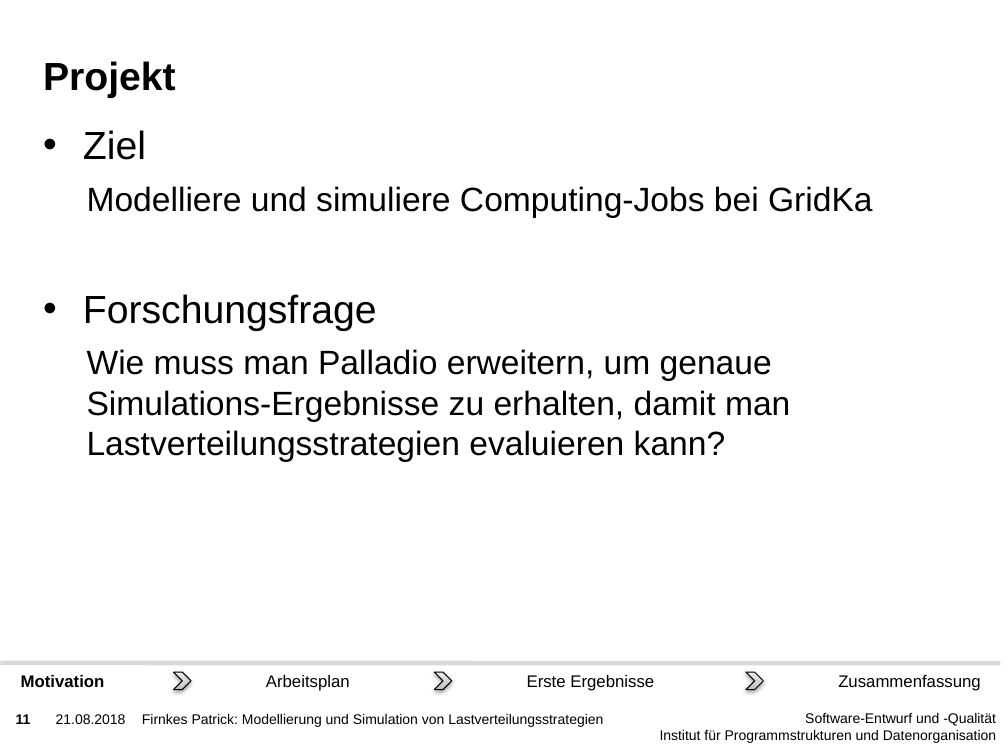
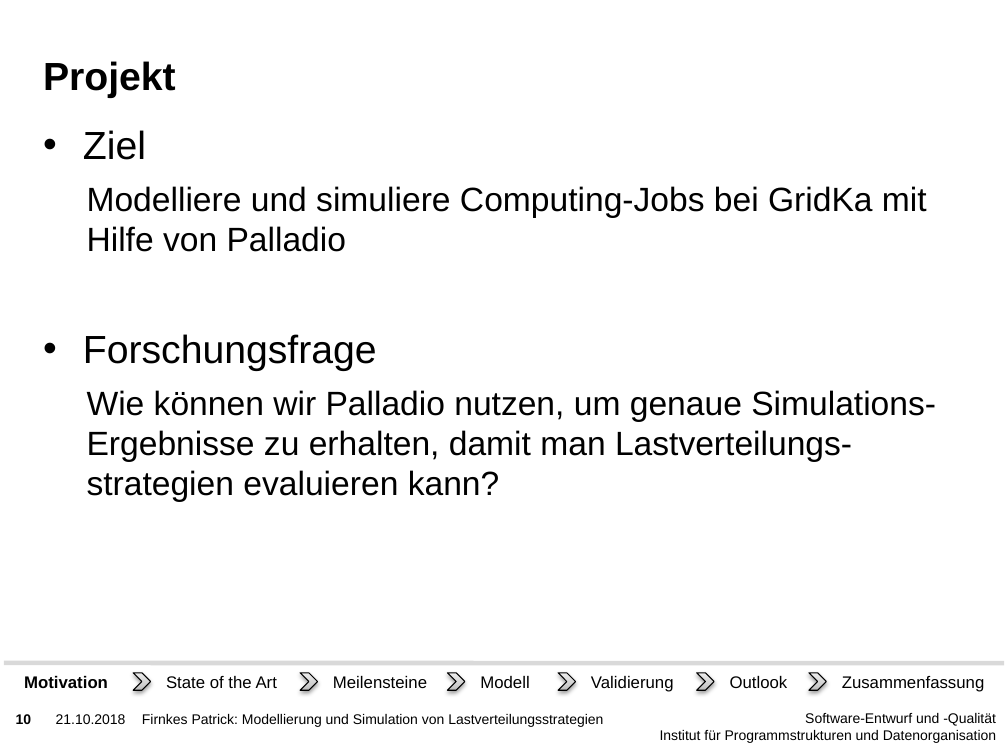
Before and after one commit to PatFirn/wlcg-loadbalancing, a slide deck: slide 10 of presentations/abschluss.pptx (slide 11 before the commit). Drawn at 1008x756 pixels with LibreOffice and Linux fonts; fonts in the diff are those of the drawing; background and template pictures are left out. Boxes give left, top, right and bottom in pixels: in the first picture for what was removed or moved away, otherwise in the second. Text is boxed around its words. In the diff, an @@ line names an element or a change of style, - is before the commit and + after.

```diff
--- a/presentations/abschluss.pptx
+++ b/presentations/abschluss.pptx
@@ text at bbox=[87, 186, 927, 252]: text changed @@
-  Modelliere und simuliere Computing-Jobs bei GridKa
+  Modelliere und simuliere Computing-Jobs bei GridKa mit Hilfe von Palladio
@@ text at bbox=[87, 390, 936, 502]: text changed @@
-  Wie muss man Palladio erweitern, um genaue Simulations-Ergebnisse zu erhalten, damit man Lastverteilungsstrategien evaluieren kann?
+  Wie können wir Palladio nutzen, um genaue Simulations-Ergebnisse zu erhalten, damit man Lastverteilungs-strategien evaluieren kann?
@@ line moved from (0, 663) - (1001, 663) to (4, 663) - (1004, 663) @@
@@ chevron: place and size @@
-chevron at bbox=[173, 672, 191, 689]
+chevron at bbox=[133, 672, 150, 689]
@@ text removed at bbox=[266, 675, 350, 691] @@
-Arbeitsplan
@@ chevron: place and size @@
-chevron at bbox=[434, 672, 452, 689]
+chevron at bbox=[448, 672, 465, 689]
@@ text removed at bbox=[527, 675, 654, 691] @@
-Erste Ergebnisse
@@ chevron: place and size @@
-chevron at bbox=[746, 672, 763, 689]
+chevron at bbox=[697, 672, 714, 689]
@@ group added at bbox=[166, 672, 827, 692]: 5 texts, 3 chevrons @@
+Meilensteine
+State of the Art
+Modell
+Validierung
+Outlook
@@ text "Zusammenfassung": place and size @@
-text "Zusammenfassung" at bbox=[838, 675, 981, 691]
+text "Zusammenfassung" at bbox=[842, 676, 985, 692]
@@ page number at bbox=[16, 714, 32, 724]: text changed @@
-11
+10
@@ text at bbox=[56, 714, 126, 724]: text changed @@
-21.08.2018
+21.10.2018
```
Also in this commit, not shown: 25 other slides changed, 7 slides added, 8 slides removed.
